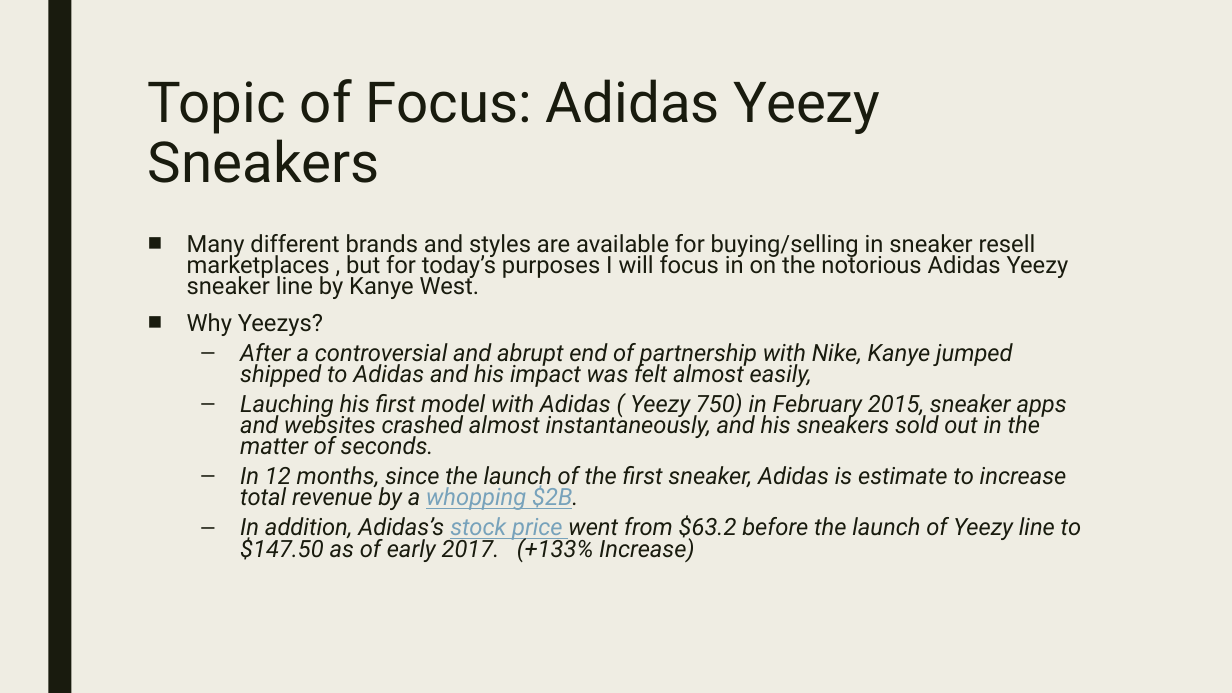
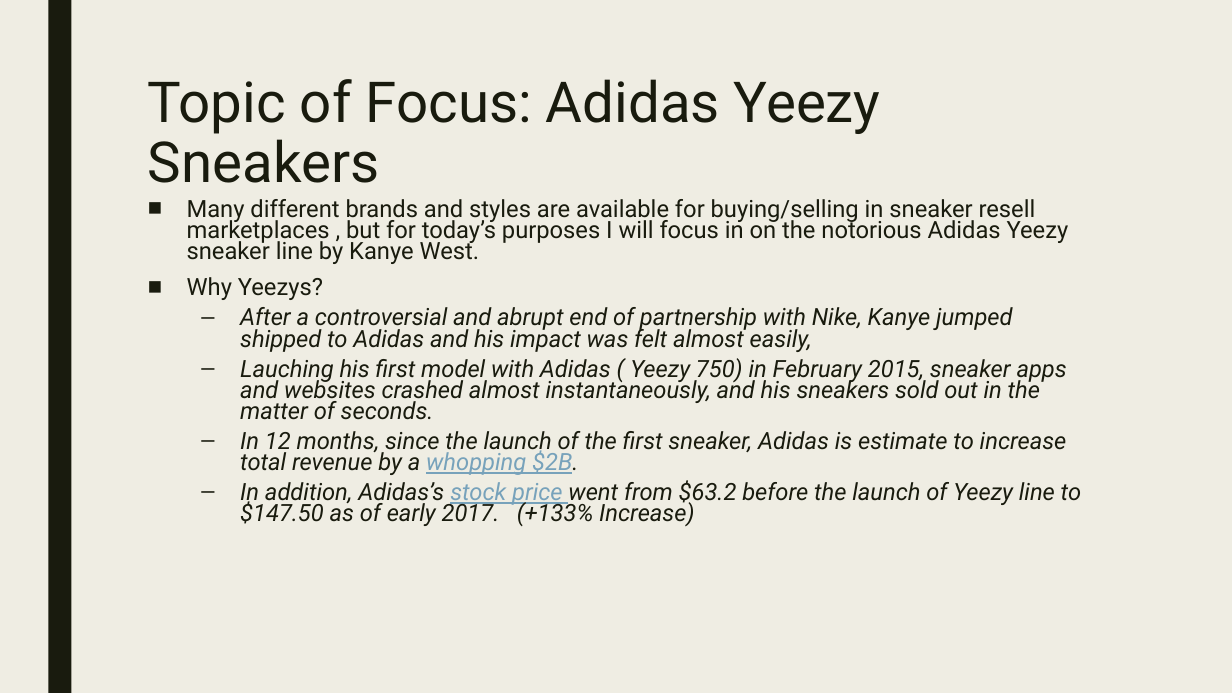
Before and after one commit to joshyoon/SneakerResellData, a slide deck: slide 3 of YeezyData.pptx. Drawn at 1232x693 pixels with LibreOffice and Linux fonts; fonts in the diff are those of the drawing. Boxes give left, top, right and bottom in pixels: in the first picture for what was removed or moved away, otherwise in the second. Text is boxed around its words. In the diff, an @@ line names an element or a change of style, - is before the commit and + after.

```diff
--- a/YeezyData.pptx
+++ b/YeezyData.pptx
@@ text "Many different brands and styles ...": place and size @@
-text "Many different brands and styles ..." at bbox=[187, 234, 1081, 562]
+text "Many different brands and styles ..." at bbox=[187, 199, 1081, 526]
```
Also in this commit, not shown: 1 other slide changed, 13 slides added, 1 slide removed, 1 other file.
